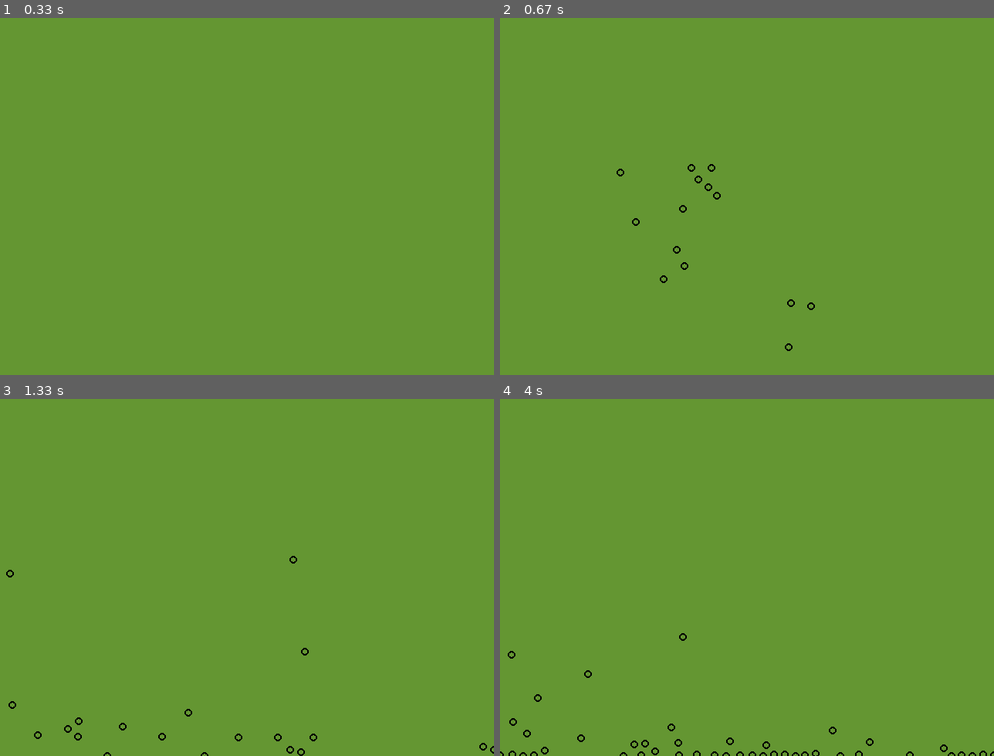
Above: before the commit, frames 1-4 (two rows, left to right).
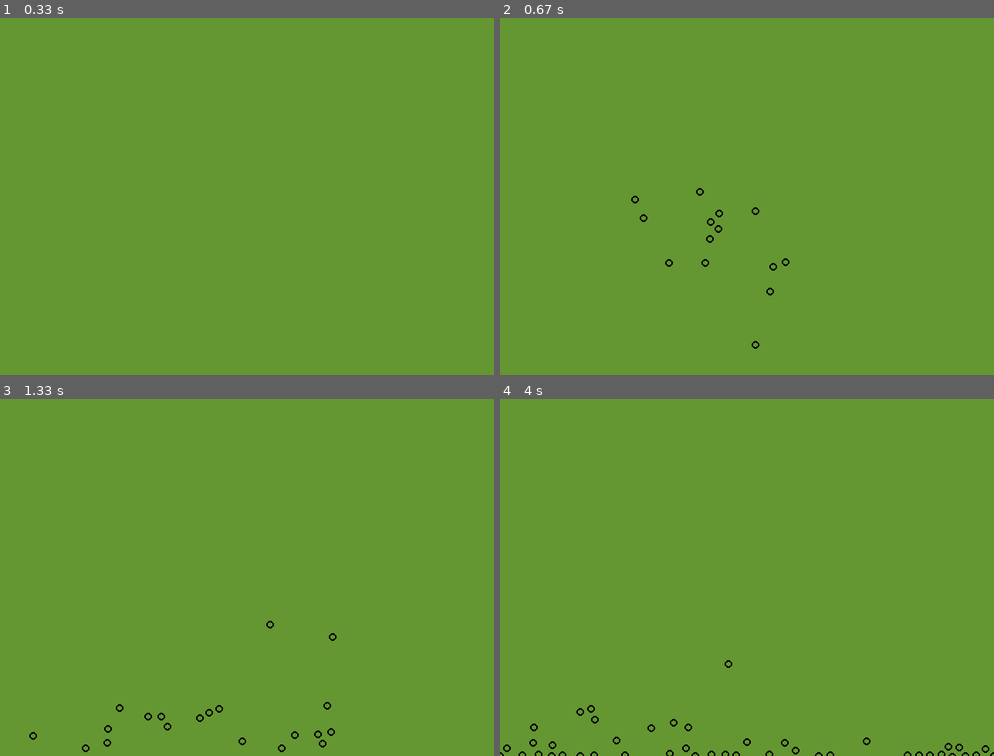
Above: after the commit, the same moments.

Repository: lukehackworth/pyparticle
Game: pygame game, started from pyparticle.py
The game is run twice, just before and just after one commit, with the same random seed, the same clock (stepped at 60 frames per second) and the same inputs. The source is Python 2; it was converted automatically to run under Python 3.
Inputs (mouse positions are in pixels of both pictures, inside the frame that each line leads up to):
- Up to frame 1 (0.33 s): no input
- Up to frame 2 (0.67 s): press the mouse at (747, 214) at 0.37 s; move the mouse to (687, 203) at 0.47 s; release the mouse at (628, 192) at 0.6 s
- Up to frame 3 (1.33 s): click (93, 513) at 0.72 s; click (306, 602) at 1.05 s
- Up to frame 4 (4 s): click (569, 559) at 1.38 s; click (732, 509) at 1.72 s; click (667, 448) at 2.05 s; click (559, 488) at 2.38 s; click (850, 506) at 2.72 s; click (598, 445) at 3.05 s; click (608, 609) at 3.38 s; click (672, 677) at 3.72 s

Frame 1 is identical in both runs. In frame 2, 0.5% of the frame differs, in the area x 23-64%, y 40-94%; in frame 3, 0.6%; in frame 4, 1.0%, in the area x 0-100%, y 65-100%.

Commit message:
Add mouse jitter to prevent spray on particle creation

Diff:
--- a/pyparticle.py
+++ b/pyparticle.py
@@ -94,8 +94,8 @@
         mouse_loc_list = [mouse_loc[0], mouse_loc[1]]
 
         m = Particle(
-            mouse_loc_list[0]+random.random(),
-            mouse_loc_list[1]+random.random()
+            mouse_loc_list[0]+random.randint(0, 30),
+            mouse_loc_list[1]+random.randint(0, 30)
         )
 
         particle_list.append(m)
